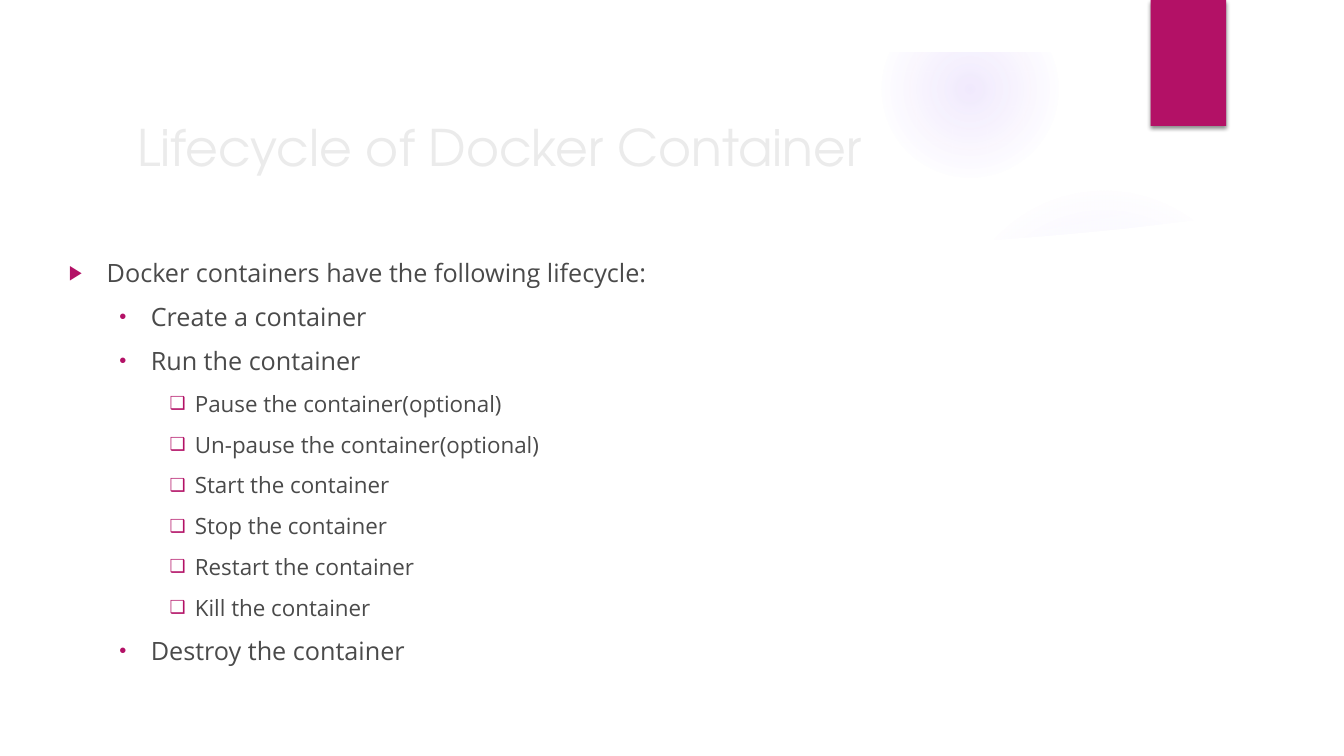
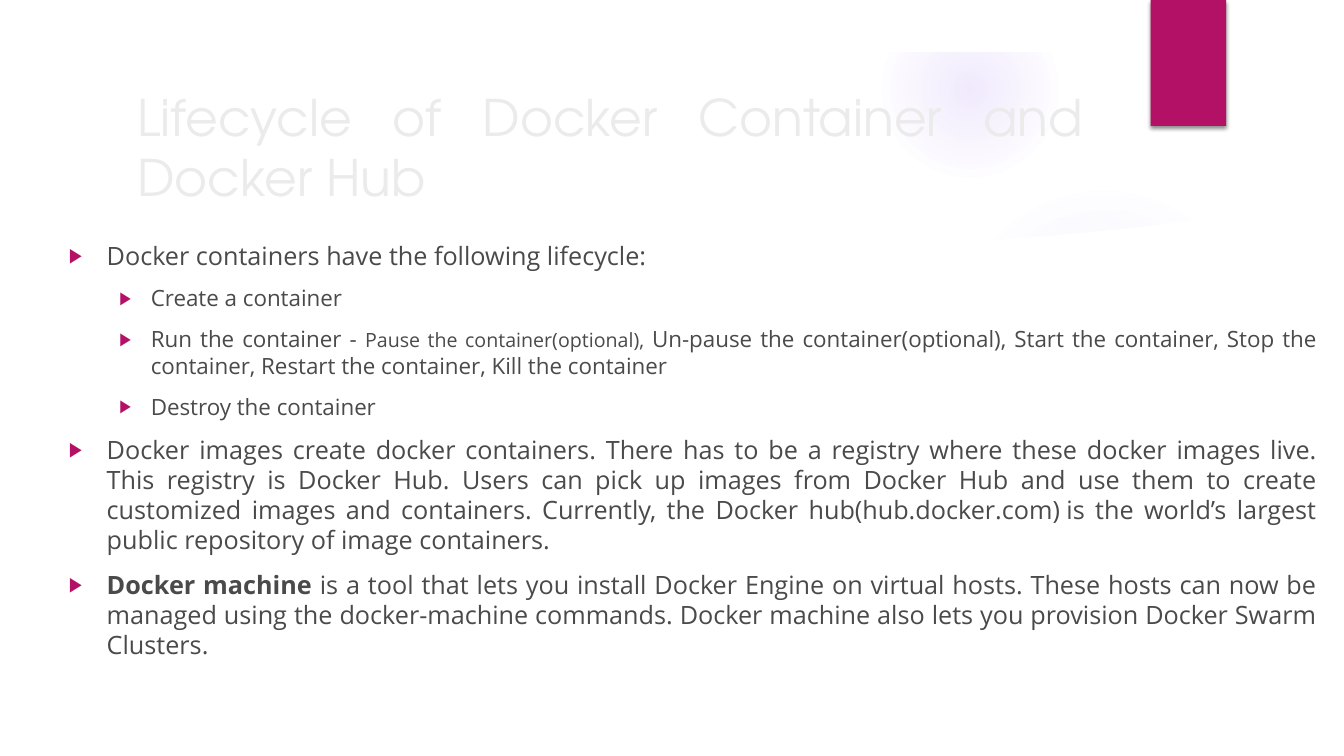
Before and after one commit to chandresh-4-u/ppts, a slide deck: slide 9 of docker.pptx. Drawn at 1344x756 pixels with LibreOffice and Linux fonts; fonts in the diff are those of the drawing; background and template pictures are left out. Boxes give left, top, right and bottom in pixels: in the first picture for what was removed or moved away, otherwise in the second. Text is boxed around its words. In the diff, an @@ line names an element or a change of style, - is before the commit and + after.

```diff
--- a/docker.pptx
+++ b/docker.pptx
@@ title at (127, 107, 1093, 185): text changed @@
-Lifecycle of Docker Container
+Lifecycle of Docker Container and Docker Hub
@@ text "Docker containers have the following ...": place and size @@
-text "Docker containers have the following ..." at (107, 262, 646, 666)
+text "Docker containers have the following ..." at (107, 245, 1316, 655)
@@ text at (151, 289, 376, 421): size 18 to 16 pt in "Create a container", "Destroy the container"; bullet • to ▶ @@
@@ text at (151, 330, 1316, 377): text changed @@
-  • Run the container
-    ❑ Pause the container(optional)
-    ❑ Un-pause the container(optional)
-    ❑ Start the container
-    ❑ Stop the container
-    ❑ Restart the container
-    ❑ Kill the container
+  ▶ Run the container - Pause the container(optional), Un-pause the container(optional), Start the container, Stop the container, Restart the container, Kill the container
@@ text at (107, 440, 1316, 655): paragraphs added @@
+▶ Docker images create docker containers. There has to be a registry where these docker images live. This registry is Docker Hub. Users can pick up images from Docker Hub and use them to create customized images and containers. Currently, the Docker hub(hub.docker.com) is the world’s largest public repository of image containers.
+▶ Docker machine is a tool that lets you install Docker Engine on virtual hosts. These hosts can now be managed using the docker-machine commands. Docker machine also lets you provision Docker Swarm Clusters.
```
Also in this commit, not shown: 1 other slide changed, 2 slides removed.
